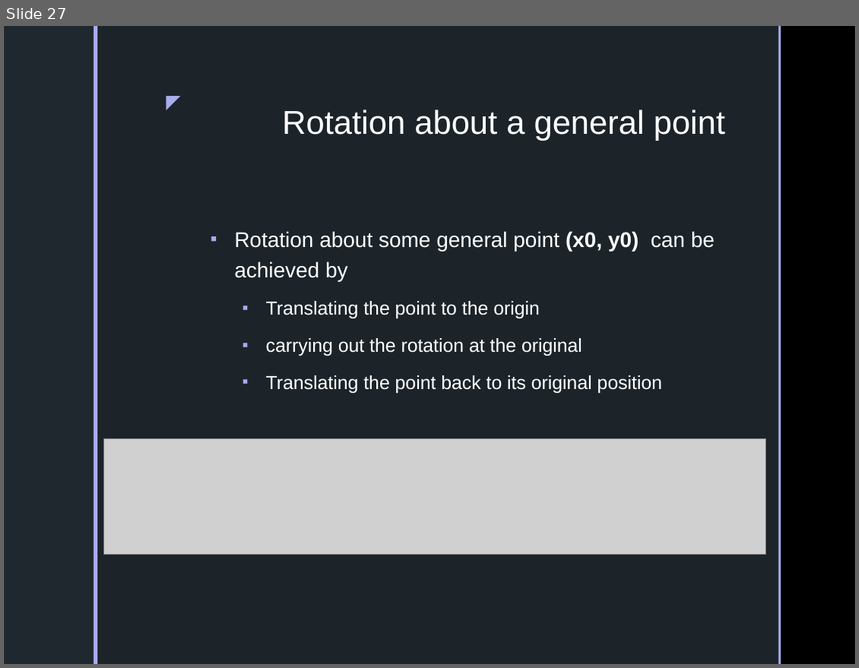
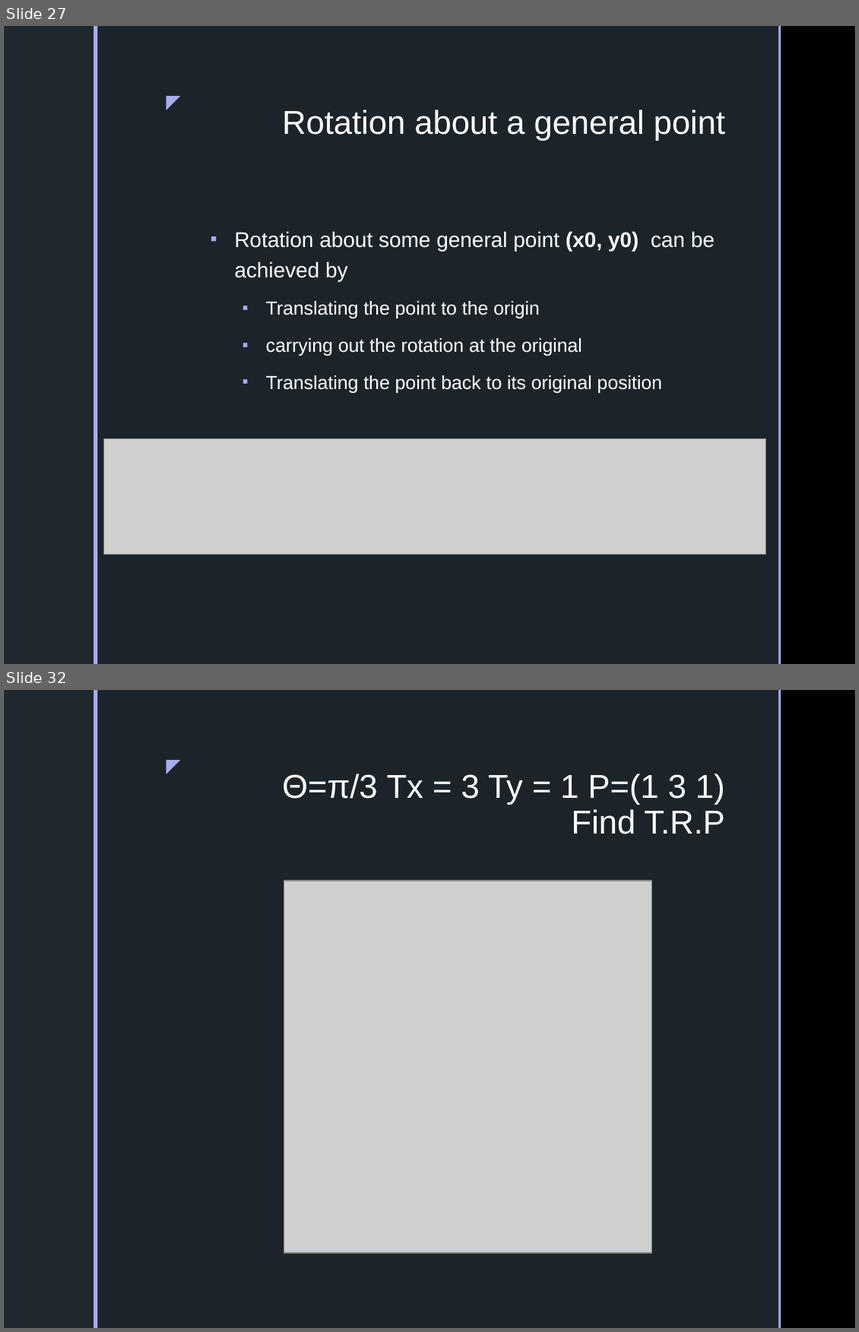
Before and after one commit to chiayiquan/year_3_sem_1, a slide deck: 3D graphics/SIM/lesson 4/Workshop 4a Basic Matrix and 2D Transformation.pptx. Shown one above the other, each under a label of ours: slide 27 before the commit, slides 27 and 32 after it; the slides between them are not shown. The pictures are 859x668 and 859x1332 pixels, drawn with LibreOffice and Linux fonts; fonts in the diff are those of the drawing; grey boxes stand for pictures; background and template pictures are left out. Boxes give left, top, right and bottom in pixels: in the first picture for what was removed or moved away, otherwise in the second. Text is boxed around its words. In the diff, an @@ line names an element or a change of style, - is before the commit and + after.

```diff
--- a/3D graphics/SIM/lesson 4/Workshop 4a Basic Matrix and 2D Transformation.pptx
+++ b/3D graphics/SIM/lesson 4/Workshop 4a Basic Matrix and 2D Transformation.pptx
@@ slide 32 added at (4, 690, 855, 1328), background picture (left out); not listed: 5 template elements that a slide beside it also shows @@
@@ title added at (282, 774, 725, 834), 28 pt, text #FFFFFF @@
+Θ=π/3 Tx = 3 Ty = 1 P=(1 3 1)
+Find T.R.P
@@ picture added at (284, 881, 652, 1253) @@
```
Also in this commit, not shown: 1 slide changed, 3 other slides added, 17 other files.
